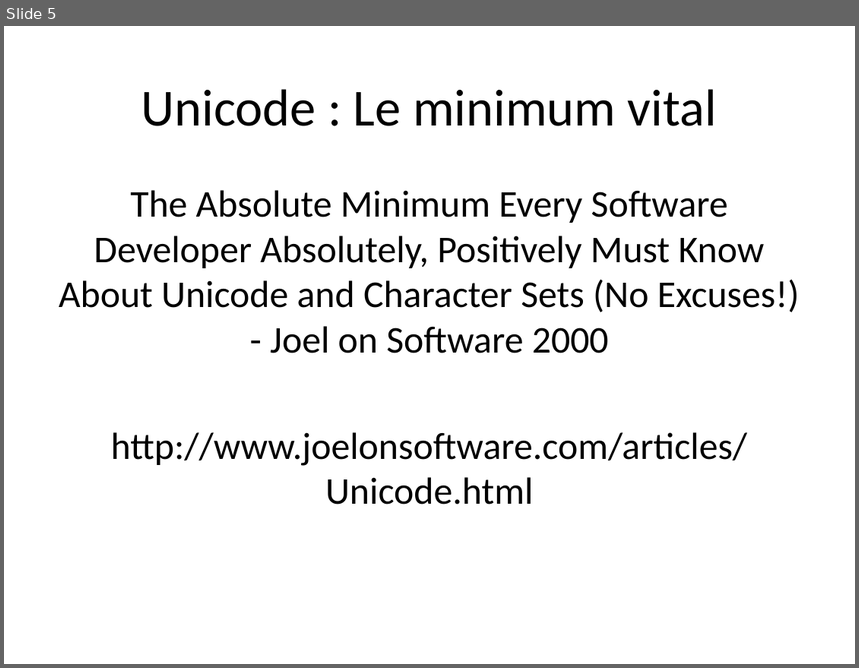
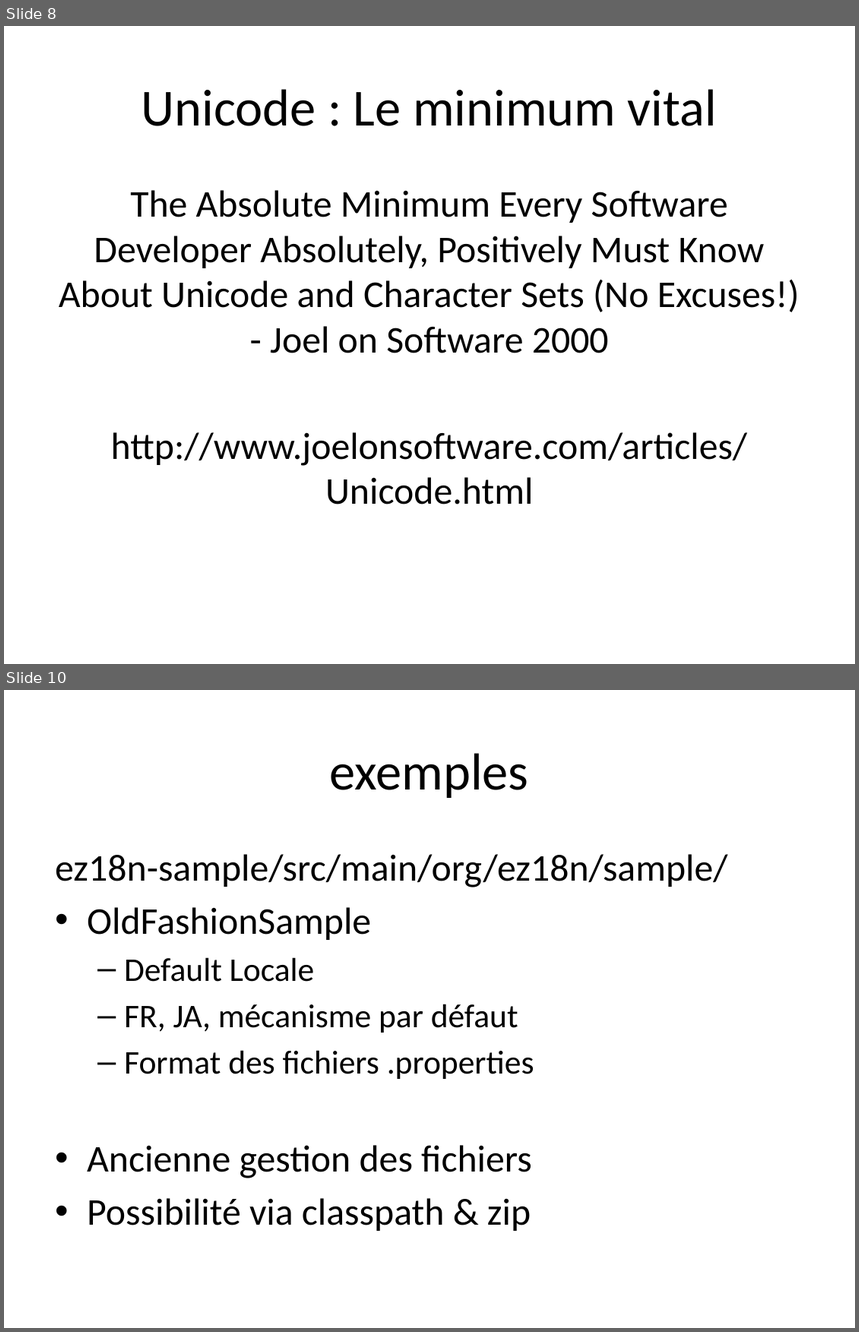
Before and after one commit to dbaeli/ez18n, a slide deck: ez18n-slides/ez18n_theorie.pptx. Shown one above the other, each under a label of ours: slide 5 before the commit, slides 8 and 10 after it; the slides between them are not shown. The pictures are 859x668 and 859x1332 pixels, drawn with LibreOffice and Linux fonts; fonts in the diff are those of the drawing; background and template pictures are left out. Boxes give left, top, right and bottom in pixels: in the first picture for what was removed or moved away, otherwise in the second. Text is boxed around its words. In the diff, an @@ line names an element or a change of style, - is before the commit and + after.

```diff
--- a/ez18n-slides/ez18n_theorie.pptx
+++ b/ez18n-slides/ez18n_theorie.pptx
@@ slide 10 added at <box>4,690,855,1328</box>, background picture (left out) @@
@@ title added at <box>330,753,529,798</box>, 44 pt, text #000000 @@
+exemples
@@ text added at <box>55,854,728,1231</box>, 32 pt, text #000000 @@
+ez18n-sample/src/main/org/ez18n/sample/
+• OldFashionSample
+  – Default Locale
+  – FR, JA, mécanisme par défaut
+  – Format des fichiers .properties
+• Ancienne gestion des fichiers
+• Possibilité via classpath & zip
@@ what was slide 5 is now slide 8 @@
```
Also in this commit, not shown: 4 slides changed, 8 other slides added, 1 slide removed, 3 other files.
